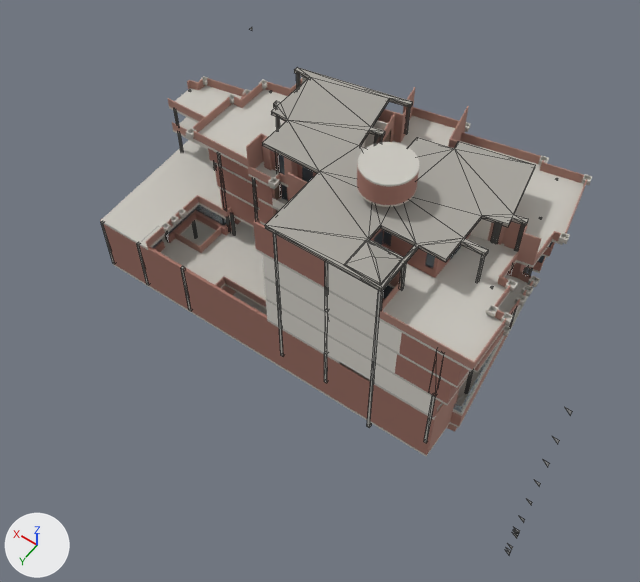
The glTF model assets/casa.glb, before and after one commit.
Rendered twice from a 50 mm camera at (-0.282, 0.453, 0.655) aimed at (-0.011, 0.074, 0.059). Arrows for +X, +Y and +Z are at lower left; the lights stay in place. The older version comes first. Mesh edges are drawn as thin lines on the coarser meshes. Where no turn or scale is listed for an object, it has been applied to the vertices.

The older version as bpy lines, for what is in view:
```python
me_gealan_s_9000_md_800mm_x_2100mm_finestra__214286 = bpy.data.meshes.new('Gealan S 9000 MD 800mm x 2100mm Finestra [214286]')
me_gealan_s_9000_md_800mm_x_2100mm_finestra__214286.from_pydata(...)  # 54300 vertices, 177136 faces; spans x -0.205..0.078, y -0.116..0.076, z 0.007..0.116
me_gealan_s_9000_md_800mm_x_2100mm_finestra__214286.materials.append(mat_material_6)  # greyish blue #55616a
me_muro_di_base_parapetto___40_cm_2__161171 = bpy.data.meshes.new('Muro di base parapetto - 40 cm 2 [161171]')
me_muro_di_base_parapetto___40_cm_2__161171.from_pydata(...)  # 3120 vertices, 6490 faces; spans x 1.139..1.509, y 0.777..0.99, z -0.029..0.155
me_muro_di_base_parapetto___40_cm_2__161171.materials.append(mat_material_2)  # beige #b18679
me_muro_di_base_tramezza___10_cm__178271 = bpy.data.meshes.new('Muro di base Tramezza - 10 cm [178271]')
me_muro_di_base_tramezza___10_cm__178271.from_pydata(...)  # 2658 vertices, 5701 faces; spans x 1.164..1.42, y 0.806..0.99, z -0.017..0.155
me_muro_di_base_tramezza___10_cm__178271.materials.append(mat_material_4)  # white #ede9e0
ob_gealan_s_9000_md_800mm_x_2100mm_finestra__214286 = bpy.data.objects.new('Gealan S 9000 MD 800mm x 2100mm Finestra [214286]', me_gealan_s_9000_md_800mm_x_2100mm_finestra__214286)
ob_gealan_s_9000_md_800mm_x_2100mm_finestra__214286.location = (0.0369, 0.054, 0.0644)
ob_muro_di_base_parapetto___40_cm_2__161171 = bpy.data.objects.new('Muro di base parapetto - 40 cm 2 [161171]', me_muro_di_base_parapetto___40_cm_2__161171)
ob_muro_di_base_parapetto___40_cm_2__161171.location = (-1.3162, -0.8591, 0.0292)
ob_muro_di_base_tramezza___10_cm__178271 = bpy.data.objects.new('Muro di base Tramezza - 10 cm [178271]', me_muro_di_base_tramezza___10_cm__178271)
ob_muro_di_base_tramezza___10_cm__178271.location = (-1.3162, -0.8591, 0.0292)
# also in view: 'Tetto di base Latero Cementizio - 40 cm [1576309]' at (-0.035, 0.043, 0.189); 'Muro di base Tamponamento Esterno - 30 cm 2 [165797]' at (0.011, 0.034, 0.114); 'Famiglia34 Tipo 1 [1580069]' at (0.004, 0.015, 0.119); 'Pilastro in calcestruzzo - Circolare 300 [190254]' at (0.018, 0.032, 0.092); 'Pavimento Latero Cementizio - 30 cm [147194]' at (0.008, 0.024, 0.109)
```
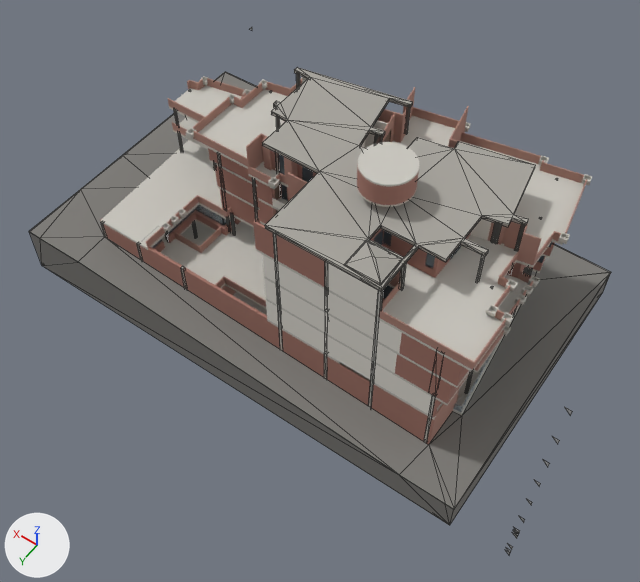
Location of each change, (x1, y1, x2, y2) in pixels of the pictures (640 x 582 px):
'Solido topografico Traiettoria - Asfalto 350 mm [1956631]', added
    after: (29, 72, 611, 525)

Patch to the scene script:
```diff
--- a/assets/casa.glb.py
+++ b/assets/casa.glb.py
@@ mat_material_13 @@
+mat_material_13 = principled_material('Material_13')
+mat_material_13.base_color = (0.208, 0.201, 0.187)  # grey #7e7c78
+mat_material_13.roughness = 1.0
@@ me_solido_topografico_traiettoria___asfalto_350_mm__1956631 @@
+me_solido_topografico_traiettoria___asfalto_350_mm__1956631.from_pydata(...)  # 54 vertices, 108 faces; spans x 1.116..1.566, y 0.743..1.025, z -0.029..0.02
+me_solido_topografico_traiettoria___asfalto_350_mm__1956631.materials.append(mat_material_13)  # grey #7e7c78
@@ ob_solido_topografico_traiettoria___asfalto_350_mm__1956631 @@
+ob_solido_topografico_traiettoria___asfalto_350_mm__1956631 = bpy.data.objects.new('Solido topografico Traiettoria - Asfalto 350 mm [1956631]', me_solido_topografico_traiettoria___asfalto_350_mm__1956631)
+ob_solido_topografico_traiettoria___asfalto_350_mm__1956631.location = (-1.3162, -0.8591, 0.0292)
```
